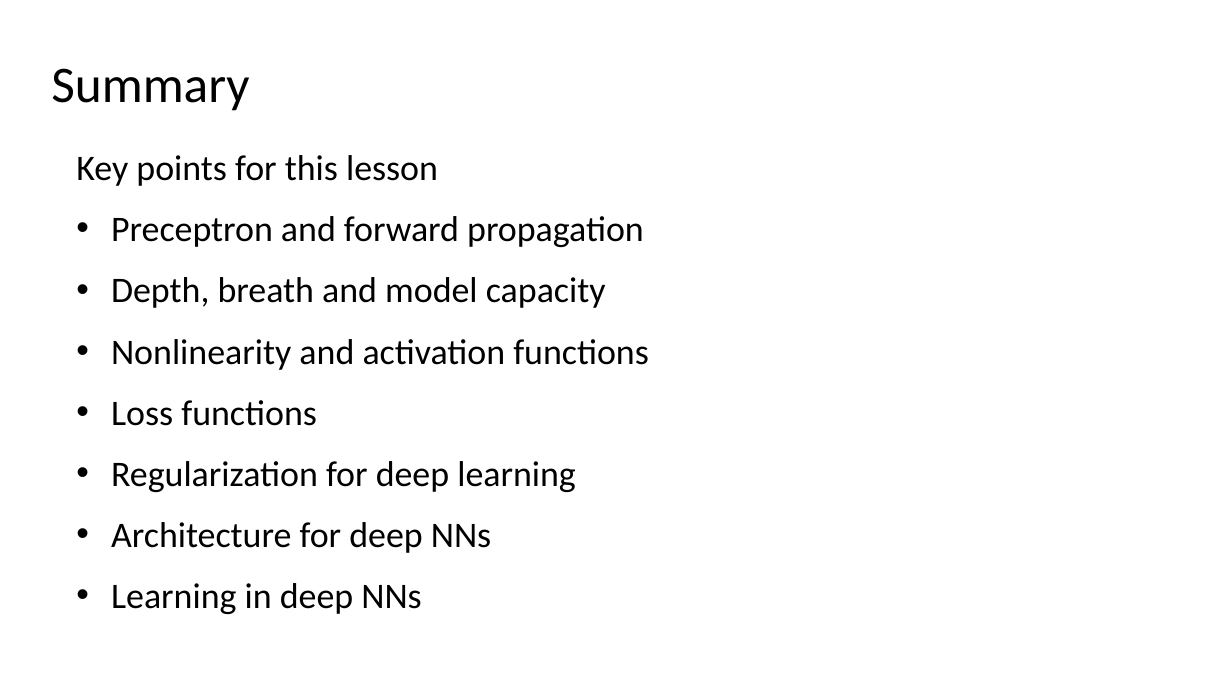
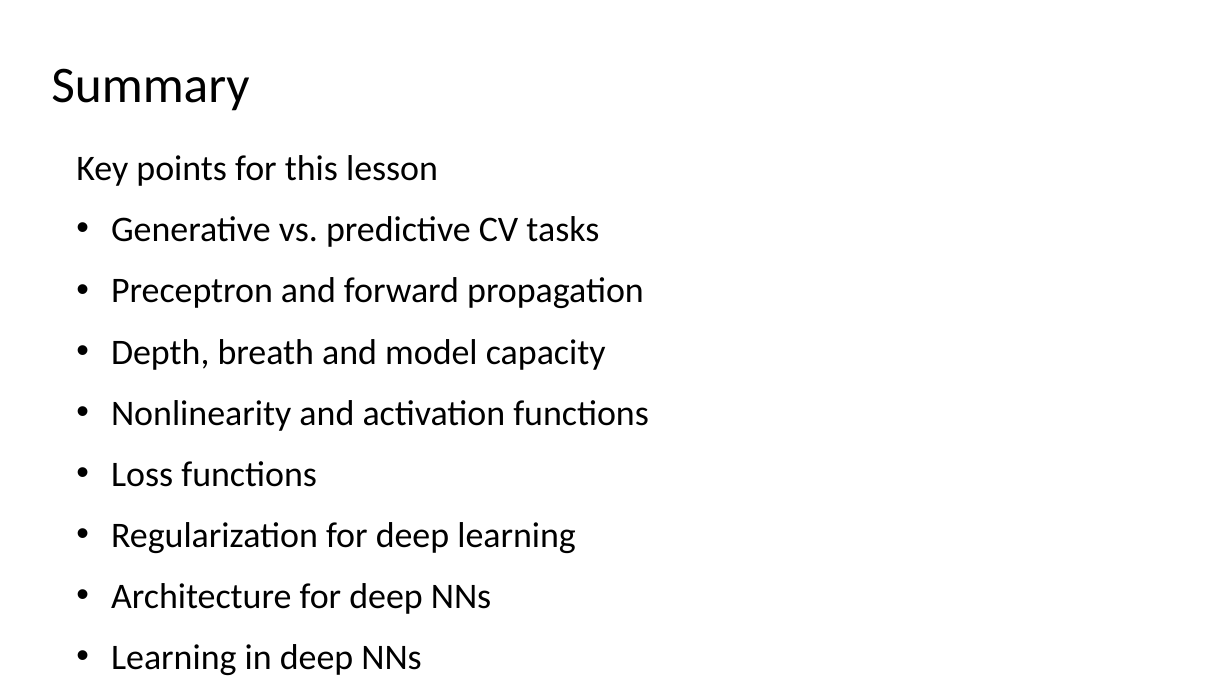
Before and after one commit to StephenElston/CSCI-E25, a slide deck: slide 69 of Slides/5_BuildingBlocksOfDeepLearning.pptx (slide 66 before the commit). Drawn at 1232x693 pixels with LibreOffice and Linux fonts; fonts in the diff are those of the drawing. Boxes give left, top, right and bottom in pixels: in the first picture for what was removed or moved away, otherwise in the second. Text is boxed around its words. In the diff, an @@ line names an element or a change of style, - is before the commit and + after.

Commit message:
Added slides on precitive vs generative models

```diff
--- a/Slides/5_BuildingBlocksOfDeepLearning.pptx
+++ b/Slides/5_BuildingBlocksOfDeepLearning.pptx
@@ text at <box>111,216,599,247</box>: paragraph added @@
+• Generative vs. predictive CV tasks
```
Also in this commit, not shown: 2 other slides changed, 3 slides added.
